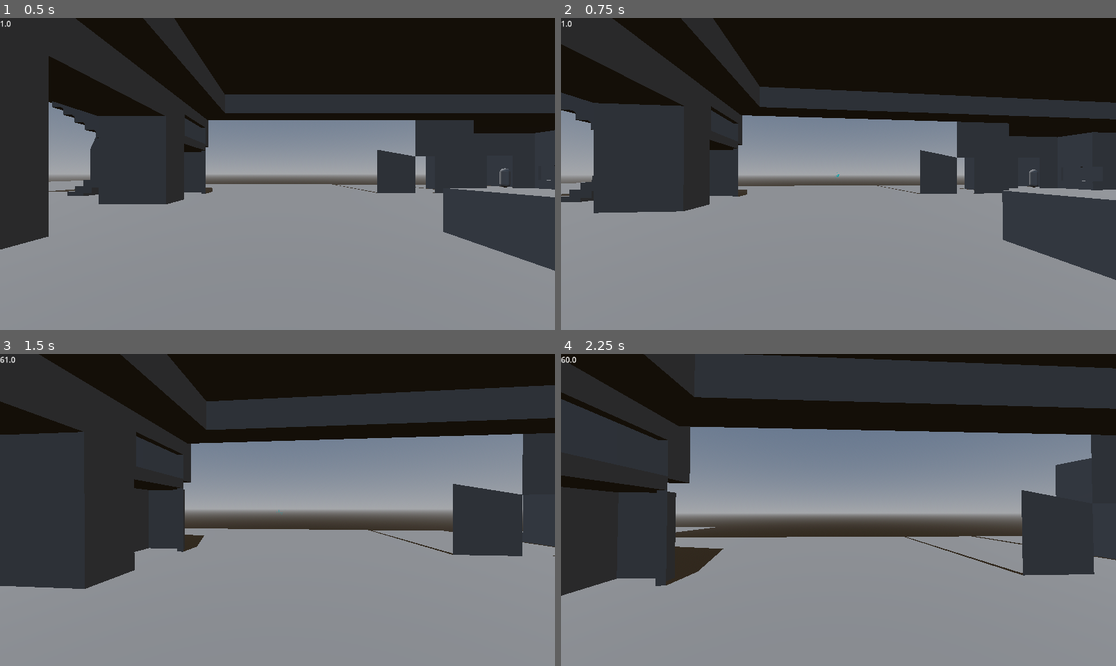
Above: before the commit, frames 1-4 (two rows, left to right).
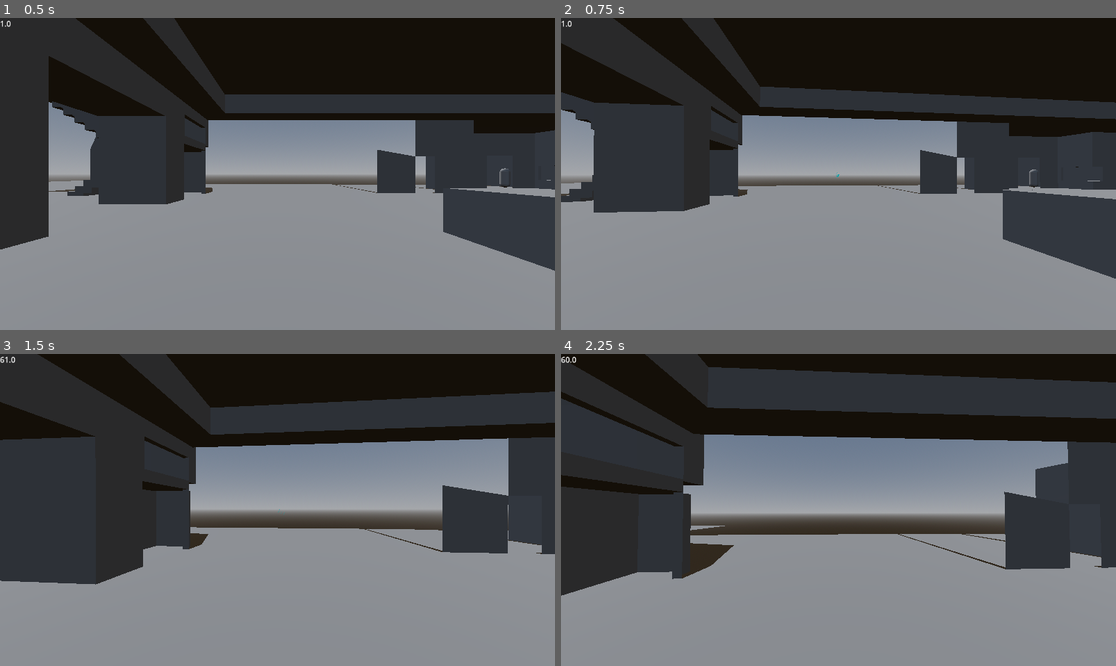
Above: after the commit, the same moments.

Repository: mFieldHouses/phase-two-the-dre-files
Game: Godot game, scene res://scenes/base_scene.tscn
The game is run twice, just before and just after one commit, with the same random seed, the same clock (stepped at 60 frames per second) and the same inputs.
Inputs (mouse positions are in pixels of both pictures, inside the frame that each line leads up to):
- Up to frame 1 (0.5 s): no input
- Up to frame 2 (0.75 s): tap Enter at 0.5 s; move the mouse to (866, 174) at 0.52 s; hold W (forward) from 0.53 s (still down); click (866, 174) at 0.6 s
- Up to frame 3 (1.5 s): keep holding W (forward); tap Space (jump) at 0.77, 1.07 s; right-click (305, 510) at 0.8 s; move the mouse to (249, 510) at 1.27 s; right-click (249, 510) at 1.35 s
- Up to frame 4 (2.25 s): keep holding W (forward); tap Space (jump) at 1.52, 1.82 s; tap Shift (sprint) at 1.55, 2.1 s; move the mouse to (849, 503) at 2.02 s; hold Space (jump) from 2.03 s (still down)

Frame 1 is identical in both runs. In frame 2, 0.5% of the frame differs, in the area x 0-100%, y 0-84%; in frame 3, 5.8%; in frame 4, 12%, in the area x 0-100%, y 0-78%.

Commit message:
Implement new camera shake system v1

Diff:
--- /dev/null
+++ b/autoloads/PositionalCameraShakeManager.gd
@@ -0,0 +1,20 @@
+extends Node
+
+var _shake_points : Array[CameraShakePoint] = []
+
+func _submit_shake_point(_shake_point : CameraShakePoint) -> void:
+	if !_shake_points.has(_shake_point):
+		_shake_points.append(_shake_point)
+
+func get_intensity_at_point(position : Vector3) -> float:
+	var _intensity_sum : float = 0.0
+
+	for _point in _shake_points:
+		_intensity_sum += get_intensity_for_shake_point_at_point(_point, position)
+
+	#print(_intensity_sum)
+	return _intensity_sum
+
+func get_intensity_for_shake_point_at_point(_shake_point : CameraShakePoint, position : Vector3) -> float:
+	print(clamp((-_shake_point.intensity / _shake_point.radius - _shake_point.inner_radius) * ((_shake_point.global_position - position).length() - _shake_point.radius), 0.0, _shake_point.intensity))
+	return clamp((-_shake_point.intensity / _shake_point.radius - _shake_point.inner_radius) * ((_shake_point.global_position - position).length() - _shake_point.radius), 0.0, _shake_point.intensity)
--- /dev/null
+++ b/classes/CameraShakePoint.gd
@@ -0,0 +1,14 @@
+extends Node3D
+class_name CameraShakePoint
+
+@export var radius : float = 1.0
+@export var inner_radius : float = 0.5
+@export var intensity : float = 1.0
+
+func _init(_init_radius : float = 1.0, _init_inner_radius : float = 0.5, _init_intensity : float = 1.0) -> void:
+	radius = _init_radius
+	inner_radius = _init_inner_radius
+	intensity = _init_intensity
+
+func _ready() -> void:
+	PositionalCameraShakeManager._submit_shake_point(self)
--- a/project.godot
+++ b/project.godot
@@ -20,6 +20,7 @@
 GlobalData="*res://autoloads/GlobalData.gd"
 ParticleEffectManager="*res://autoloads/ParticleEffectManager.gd"
 GlobalSettings="*res://autoloads/GlobalSettings.gd"
+PositionalCameraShakeManager="*res://autoloads/PositionalCameraShakeManager.gd"
 
 [filesystem]
 
--- a/scenes/base_scene.tscn
+++ b/scenes/base_scene.tscn
@@ -1,13 +1,15 @@
-[gd_scene load_steps=28 format=3 uid="uid://deh5bo4gy3xt8"]
+[gd_scene load_steps=30 format=3 uid="uid://deh5bo4gy3xt8"]
 
 [ext_resource type="Texture2D" uid="uid://b4lbp8gysjntr" path="res://steveolenski-2197064075.jpg" id="1_gf1bn"]
 [ext_resource type="Script" uid="uid://ba5jmmlk01dbe" path="res://scenes/character_body_3d.gd" id="1_ha2ph"]
 [ext_resource type="PackedScene" uid="uid://btahjfqrgbbm7" path="res://scenes/main.tscn" id="2_ha2ph"]
 [ext_resource type="Shader" uid="uid://b1fkx05ro328y" path="res://assets/positron_beam.gdshader" id="3_e5sna"]
 [ext_resource type="Texture2D" uid="uid://df1f0fpqf6f6a" path="res://assets/positron.png" id="3_mryrf"]
+[ext_resource type="Script" uid="uid://0akqy7ldo6xh" path="res://scenes/player_camera.gd" id="3_oelfw"]
 [ext_resource type="Script" uid="uid://c7q2884cr78hx" path="res://scenes/player_ui.gd" id="3_pmxr0"]
 [ext_resource type="PackedScene" uid="uid://cm7cfedd4qe2x" path="res://scenes/practice_target.tscn" id="4_osw8o"]
 [ext_resource type="PackedScene" uid="uid://ct4qiec3gm33j" path="res://scenes/steveolensummoner.tscn" id="8_vjnli"]
+[ext_resource type="Script" uid="uid://cf208ee2b35lj" path="res://classes/CameraShakePoint.gd" id="10_yfdfb"]
 
 [sub_resource type="NavigationMesh" id="NavigationMesh_osw8o"]
 vertices = PackedVector3Array(118.7001, -2.2035465, -90.05916, 123.7001, -2.2035465, -90.05916, 123.7001, -2.2035465, - …(9561 unchanged characters)…
@@ -135,6 +137,7 @@
 transform = Transform3D(1, 0, 0, 0, 1, 0, 0, 0, 1, 0, 0.6, -0.3185196)
 current = true
 fov = 80.0
+script = ExtResource("3_oelfw")
 
 [node name="PositronHitRay" type="RayCast3D" parent="player/Camera3D"]
 transform = Transform3D(1, 0, 0, 0, 1, 0, 0, 0, 1, 0, -0.59750265, 0)
@@ -220,3 +223,10 @@
 [node name="RigidBody3D4" parent="Enemies" instance=ExtResource("4_osw8o")]
 
 [node name="RigidBody3D5" parent="Enemies" instance=ExtResource("4_osw8o")]
+
+[node name="CameraShakePoint" type="Node3D" parent="."]
+transform = Transform3D(1, 0, 0, 0, 1, 0, 0, 0, 1, 53.46284, -0.9067087, -82.4154)
+script = ExtResource("10_yfdfb")
+radius = 5.0
+inner_radius = 3.0
+metadata/_custom_type_script = "uid://cf208ee2b35lj"
--- a/scenes/character_body_3d.gd
+++ b/scenes/character_body_3d.gd
@@ -10,10 +10,6 @@
 
 var sprinting : bool = false
 
-var camera_time : float = 0.0
-
-var camera_offset_scale : float = 1.0
-
 var desired_camera_rotation_x : float = 0
 var desired_camera_rotation_y : float = 0
 
@@ -22,20 +18,12 @@
 
 var shoot_timeout : float = 0
 var shooting : bool = false
-var count_jump_charge : bool = false
-var jump_charge_timer : float = 0
-var max_jump_charge_time : float = 3.0
-var max_jump_charge_power : float = 10.0
 
 var grip : float = 1.0
 
 @onready var camera : Camera3D = $Camera3D
 
 var camera_position := 0
-
-var camera_shake_enabled : bool = false
-var camera_shake_intensity : float = 1.0
-var camera_shake_speed : float = 1.0
 
 @onready var beam_mesh_material : ShaderMaterial = $Camera3D/PositronBeamMesh.get_active_material(0)
 
@@ -45,10 +33,7 @@
 	global_position = %Spawnpoint_player.global_position
 
 func _physics_process(delta: float) -> void:
-	camera_time += delta
 	shoot_timeout -= delta
-	if count_jump_charge:
-		jump_charge_timer += delta
 
 	grip = float(is_on_floor()) * 0.8 + 0.2
 
@@ -83,9 +68,6 @@
 
 	#Camera ================================================================
 
-	camera.h_offset = sin(camera_time * 80 * camera_shake_speed) * float(camera_shake_enabled) * float(camera_shake_intensity) * 0.02 * float(GlobalSettings.positron_ray_camera_shake)
-	camera.v_offset = cos(camera_time * 70 * camera_shake_speed) * float(camera_shake_enabled) * float(camera_shake_intensity) * 0.02 * float(GlobalSettings.positron_ray_camera_shake)
-
 	# positie camera veranderen
 	if Input.is_action_just_pressed("switch_camera"):
 		if camera_position == 0:
@@ -106,30 +88,29 @@
 	if event.is_action("sprint"):
 		if event.is_pressed():
 			sprinting = true
-			tween_camera_fov(SPRINTING_FOV)
+			camera.tween_fov(SPRINTING_FOV)
 		else:
 			sprinting = false
-			tween_camera_fov(DEFAULT_FOV)
+			camera.tween_fov(DEFAULT_FOV)
 
 	if event.is_action("shoot_burst") and event.is_pressed() and shoot_timeout <= 0:
 		update_positron_beam()
 		shoot_positron_burst()
-		shake_impact(2.0, 0.1, 1.0)
+		camera.shake_impact(2.0, 0.3)
 		#velocity += camera.global_basis.z * 7 * Vector3(1.0, 0.7, 1.0)
 
 	elif event.is_action("shoot_ray"):
-		toggle_camera_shake(event.is_pressed())
-		set_camera_shake_intensity(2.0)
-		set_camera_shake_speed()
+		camera.toggle_camera_shake(event.is_pressed())
+		camera.set_camera_shake_intensity(2.0)
 		shooting = event.is_pressed()
 		if event.is_pressed():
 			$Camera3D/PositronBeamMesh.visible = true
 			$Camera3D/PositronHitParticles.emitting = true
-			tween_camera_fov(camera.fov + SHOOTING_RAY_FOV_DELTA)
+			camera.tween_fov(camera.fov + SHOOTING_RAY_FOV_DELTA)
 		else:
 			$Camera3D/PositronBeamMesh.visible = false
 			$Camera3D/PositronHitParticles.emitting = false
-			tween_camera_fov(camera.fov - SHOOTING_RAY_FOV_DELTA)
+			camera.tween_fov(camera.fov - SHOOTING_RAY_FOV_DELTA)
 
 func update_positron_beam() -> void: ##Updates the scale.z and position.z based on the collision point of PositronHitRay and updates the position of Camera3D/PositronHit
 	var _length : float
@@ -163,34 +144,3 @@
 	$Camera3D/PositronHitParticles.emitting = false
 	$Camera3D/PositronBeamMesh.visible = false
 	beam_mesh_material.set_shader_parameter("opacity", 1.0)
-
-
-var _camera_fov_tween : Tween
-func tween_camera_fov(new_fov : float, tween_time : float = 0.3) -> void:
-	if _camera_fov_tween:
-		_camera_fov_tween.kill()
-	_camera_fov_tween = create_tween()
-	_camera_fov_tween.set_parallel()
-	_camera_fov_tween.set_trans(Tween.TRANS_CUBIC)
-	_camera_fov_tween.set_ease(Tween.EASE_OUT)
-	_camera_fov_tween.tween_property(camera, "fov", new_fov, tween_time)
-
-func toggle_camera_shake(state : bool) -> void:
-	camera_shake_enabled = state
-
-func set_camera_shake_intensity(intensity : float = 1.0) -> void:
-	camera_shake_intensity = intensity
-
-func set_camera_shake_speed(speed : float = 1.0) -> void:
-	camera_shake_speed = speed
-
-func shake_impact(start_intensity : float = 1.0, time : float = 1.0, shake_speed : float = 1.0) -> void:
-	toggle_camera_shake(true)
-	set_camera_shake_speed(shake_speed)
-
-	var _tween = create_tween()
-	_tween.tween_method(set_camera_shake_intensity, start_intensity, 0.0, time)
-
-	await _tween.finished
-
-	toggle_camera_shake(false)
--- /dev/null
+++ b/scenes/player_camera.gd
@@ -0,0 +1,54 @@
+extends Camera3D
+
+var camera_shake_enabled : bool = false
+var _previous_camera_shake_intensity : float = 1.0
+var camera_shake_intensity : float = 1.0
+var camera_shake_speed : float = 1.0
+
+var _camera_time : float = 0.0
+
+# Called when the node enters the scene tree for the first time.
+func _ready() -> void:
+	pass # Replace with function body.
+
+
+# Called every frame. 'delta' is the elapsed time since the previous frame.
+func _process(delta: float) -> void:
+	_camera_time += delta
+	h_offset = sin(_camera_time * 80 * camera_shake_speed) * ((float(camera_shake_enabled) * camera_shake_intensity) + PositionalCameraShakeManager.get_intensity_at_point(global_position)) * 0.02 * float(GlobalSettings.positron_ray_camera_shake)
+	v_offset = cos(_camera_time * 70 * camera_shake_speed) * ((float(camera_shake_enabled) * camera_shake_intensity) + PositionalCameraShakeManager.get_intensity_at_point(global_position)) * 0.02 * float(GlobalSettings.positron_ray_camera_shake)
+
+
+var _camera_fov_tween : Tween
+var _goal_fov : float = 0.0
+func tween_fov(new_fov : float, tween_time : float = 0.3) -> void:
+	if _camera_fov_tween:
+		fov = _goal_fov
+		_camera_fov_tween.kill()
+
+	_goal_fov = new_fov
+	_camera_fov_tween = create_tween()
+	_camera_fov_tween.set_parallel()
+	_camera_fov_tween.set_trans(Tween.TRANS_CUBIC)
+	_camera_fov_tween.set_ease(Tween.EASE_OUT)
+	_camera_fov_tween.tween_property(self, "fov", new_fov, tween_time)
+	_camera_fov_tween.finished.connect(func(): _camera_fov_tween = null)
+
+func toggle_camera_shake(state : bool) -> void:
+	camera_shake_enabled = state
+
+func set_camera_shake_intensity(intensity : float = 1.0) -> void:
+	camera_shake_intensity = intensity
+
+var _current_shake_impact_tween : Tween
+func shake_impact(start_intensity : float = 1.0, time : float = 1.0) -> void:
+	toggle_camera_shake(true)
+
+	if _current_shake_impact_tween:
+		_current_shake_impact_tween.kill()
+	_current_shake_impact_tween = create_tween()
+	_current_shake_impact_tween.tween_method(set_camera_shake_intensity, start_intensity, 0.0, time)
+
+	await _current_shake_impact_tween.finished
+
+	toggle_camera_shake(false)
--- a/steveolensummoner.gd
+++ b/steveolensummoner.gd
@@ -4,6 +4,7 @@
 # Called when the node enters the scene tree for the first time.
 func _ready() -> void:
 	summon()
+	#PositionalShakeManager.
 
 # Called every frame. 'delta' is the elapsed time since the previous frame.
 func _process(delta: float) -> void:
Not shown, removed: autoloads/CameraShakeManager.gd.uid
Not shown, added: autoloads/PositionalCameraShakeManager.gd.uid
Not shown, added: classes/CameraShakePoint.gd.uid
Not shown, added: scenes/player_camera.gd.uid
